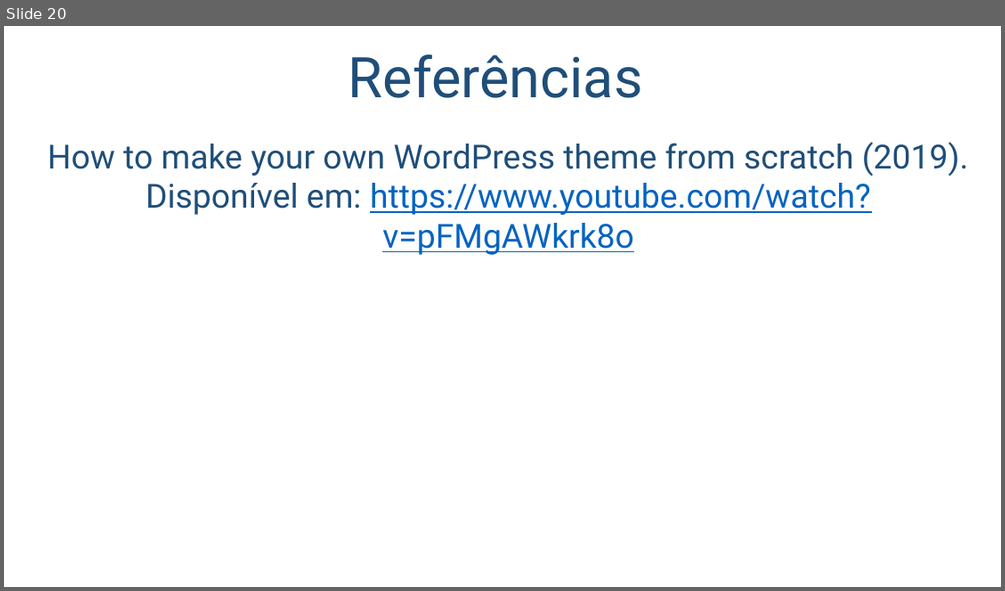
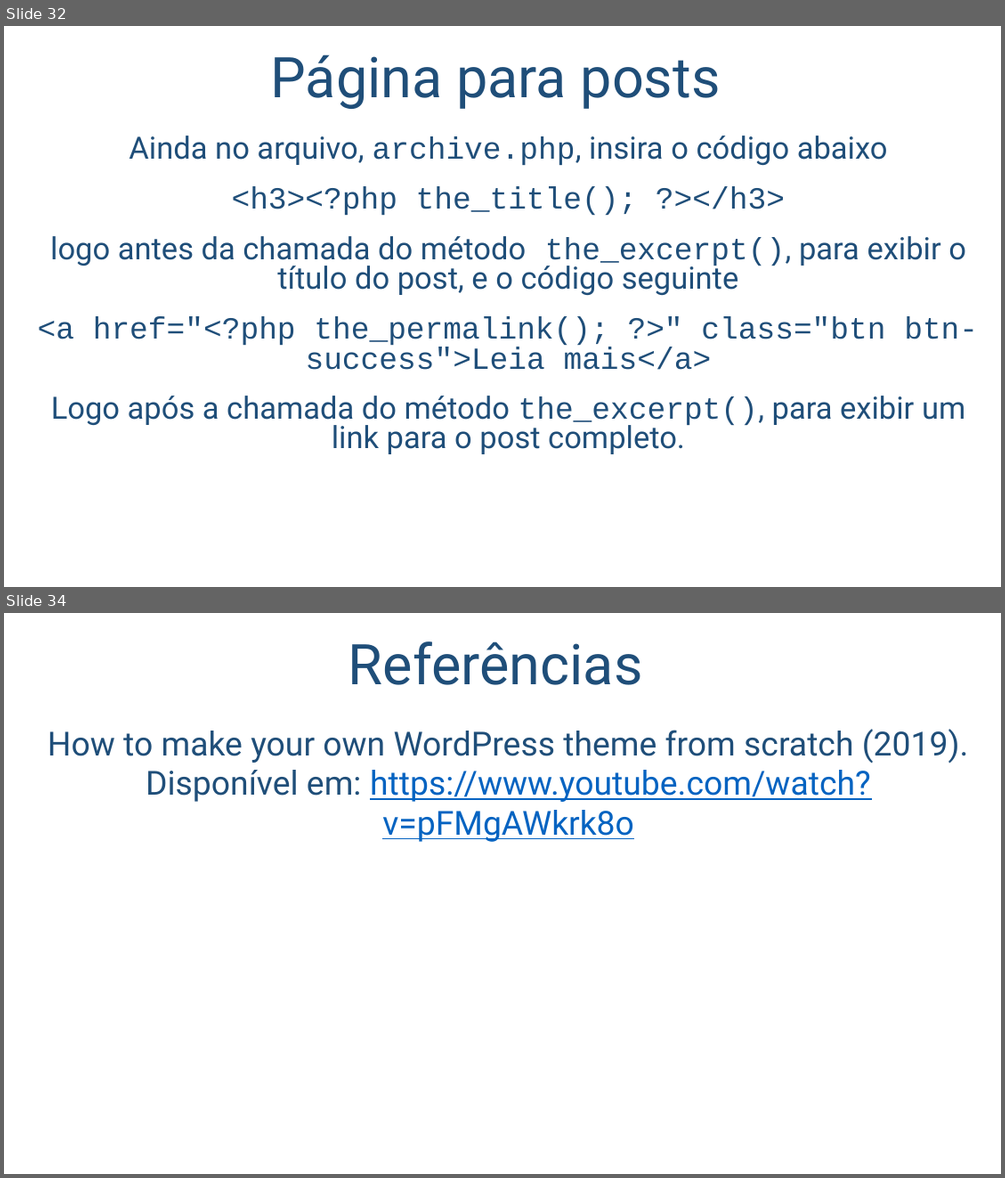
Before and after one commit to salmo-jr/public-slides, a slide deck: wordpress-como-criar-um-novo-tema.pptx. Shown one above the other, each under a label of ours: slide 20 before the commit, slides 32 and 34 after it; the slides between them are not shown. The pictures are 1005x591 and 1005x1178 pixels, drawn with LibreOffice and Linux fonts; fonts in the diff are those of the drawing; background and template pictures are left out. Boxes give left, top, right and bottom in pixels: in the first picture for what was removed or moved away, otherwise in the second. Text is boxed around its words. In the diff, an @@ line names an element or a change of style, - is before the commit and + after.

```diff
--- a/wordpress-como-criar-um-novo-tema.pptx
+++ b/wordpress-como-criar-um-novo-tema.pptx
@@ slide 32 added at [4,26,1001,587], background picture (left out) @@
@@ title added at [270,54,720,109], 54 pt, text #1F4E79 @@
+Página para posts
@@ text added at [38,135,978,454], 29.6 pt, text #1F4E79 @@
+Ainda no arquivo, archive.php, insira o código abaixo
+<h3><?php the_title(); ?></h3>
+logo antes da chamada do método the_excerpt(), para exibir o título do post, e o código seguinte
+<a href="<?php the_permalink(); ?>" class="btn btn-success">Leia mais</a>
+Logo após a chamada do método the_excerpt(), para exibir um link para o post completo.
@@ what was slide 20 is now slide 34 @@
```
Also in this commit, not shown: 13 slides changed, 13 other slides added.
